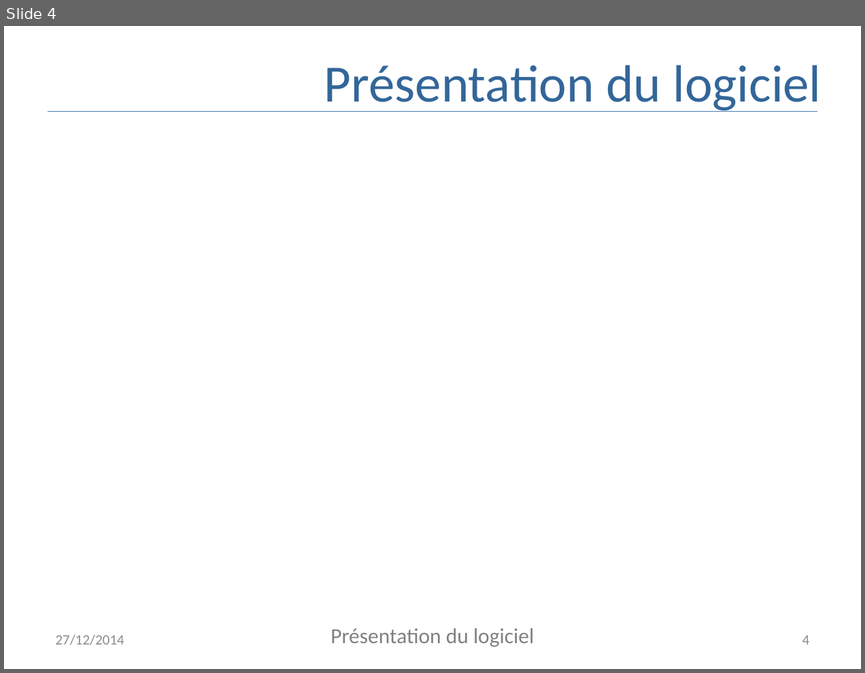
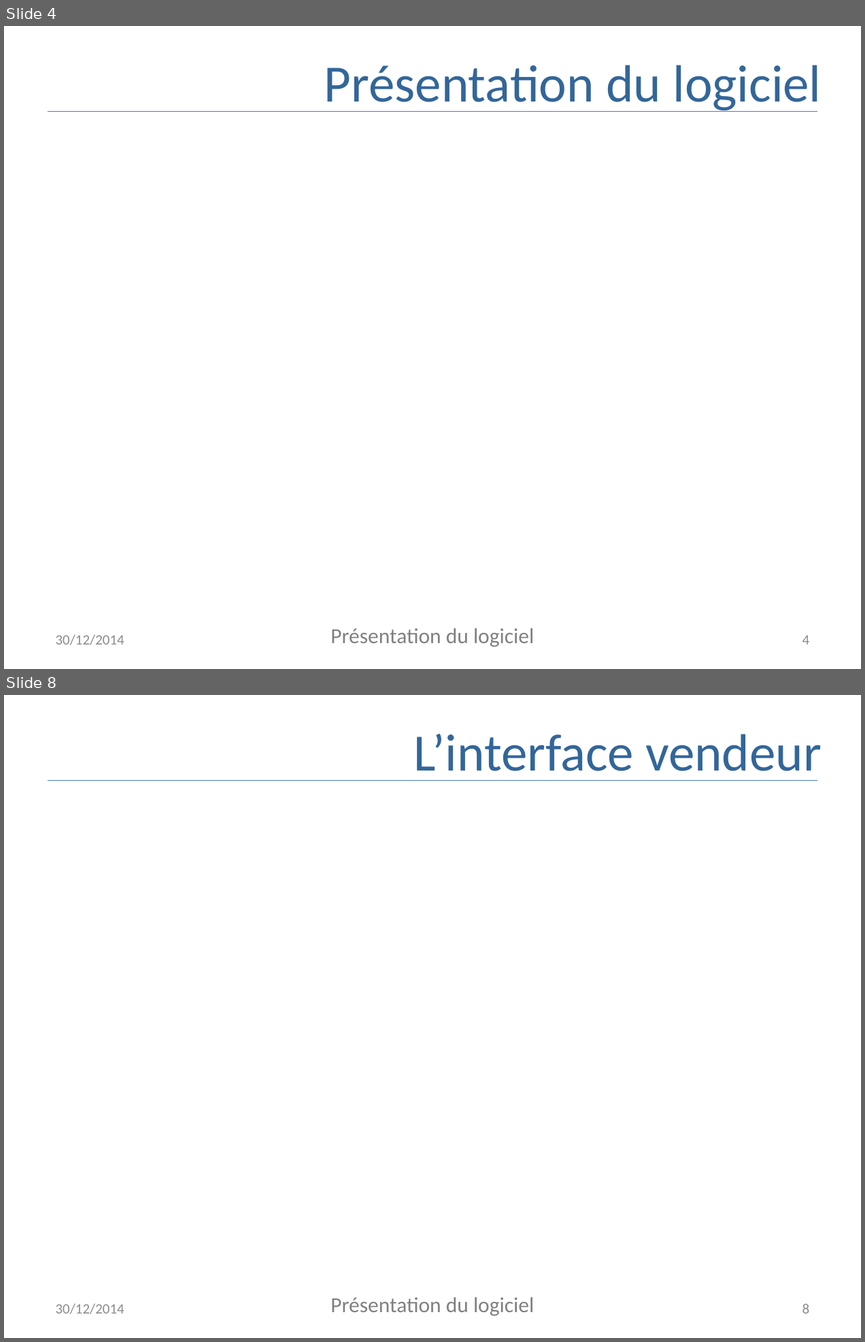
Before and after one commit to AppInfoCPE/genielog, a slide deck: Documentation/presentation.pptx. Shown one above the other, each under a label of ours: slide 4 before the commit, slides 4 and 8 after it; the slides between them are not shown. The pictures are 865x673 and 865x1342 pixels, drawn with LibreOffice and Linux fonts; fonts in the diff are those of the drawing. Boxes give left, top, right and bottom in pixels: in the first picture for what was removed or moved away, otherwise in the second. Text is boxed around its words. In the diff, an @@ line names an element or a change of style, - is before the commit and + after.

```diff
--- a/Documentation/presentation.pptx
+++ b/Documentation/presentation.pptx
@@ slide 8 added at (x1=4, y1=695, x2=861, y2=1338), background #FFFFFF @@
@@ title added at (x1=413, y1=734, x2=821, y2=781), 44 pt, text #336699 @@
+L’interface vendeur
@@ line added from (48, 780) to (817, 780), #4B7EBC 0.75 pt @@
@@ text added at (x1=56, y1=1303, x2=124, y2=1314), 12 pt, text #8C8C8C @@
+30/12/2014
@@ text added at (x1=330, y1=1297, x2=534, y2=1316), 18 pt, text #808080 @@
+Présentation du logiciel
@@ page number added at (x1=802, y1=1304, x2=810, y2=1313), 12 pt, text #8C8C8C @@
+8
@@ slide 4 changed as well @@
@@ text at (x1=56, y1=634, x2=124, y2=645): text changed @@
-27/12/2014
+30/12/2014
```
Also in this commit, not shown: 10 other slides changed, 4 other slides added, 2 other files.
